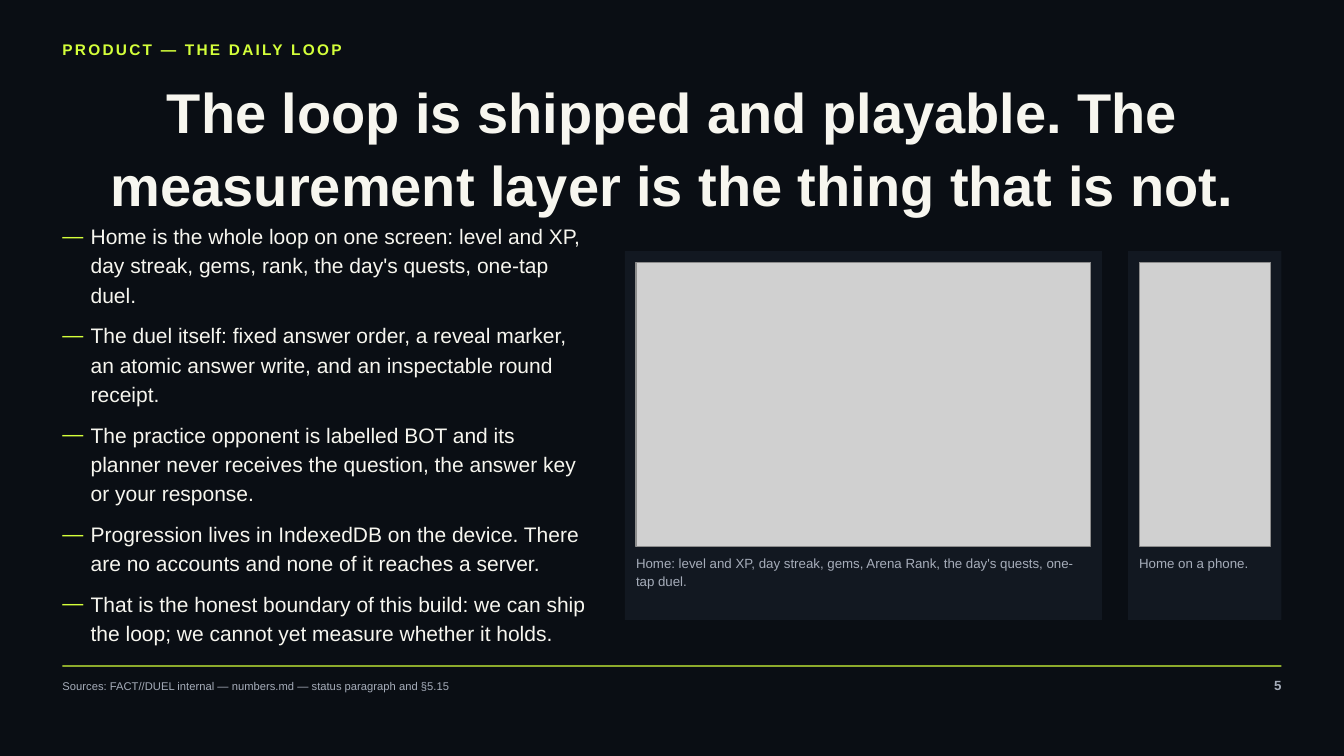
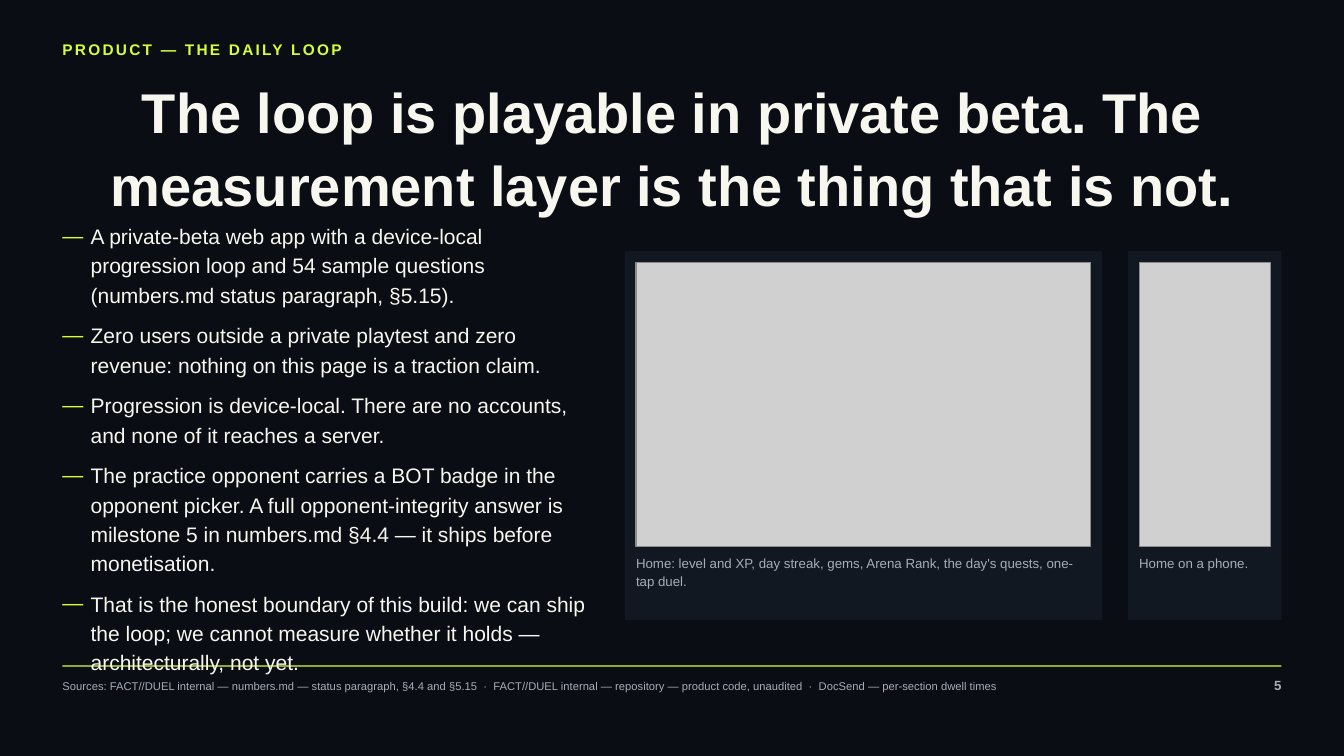
Before and after one commit to occult-kranti/fact-duel, a slide deck: slide 5 of public/product/investor/factduel-seed-deck.pptx. Drawn at 1344x756 pixels with LibreOffice and Linux fonts; fonts in the diff are those of the drawing; grey boxes stand for pictures. Boxes give left, top, right and bottom in pixels: in the first picture for what was removed or moved away, otherwise in the second. Text is boxed around its words. In the diff, an @@ line names an element or a change of style, - is before the commit and + after.

```diff
--- a/public/product/investor/factduel-seed-deck.pptx
+++ b/public/product/investor/factduel-seed-deck.pptx
@@ title at (111, 92, 1232, 216): text changed @@
-The loop is shipped and playable. The measurement layer is the thing that is not.
+The loop is playable in private beta. The measurement layer is the thing that is not.
@@ text at (91, 228, 586, 645): text changed @@
-— Home is the whole loop on one screen: level and XP, day streak, gems, rank, the day's quests, one-tap duel.
-— The duel itself: fixed answer order, a reveal marker, an atomic answer write, and an inspectable round receipt.
-— The practice opponent is labelled BOT and its planner never receives the question, the answer key or your response.
-— Progression lives in IndexedDB on the device. There are no accounts and none of it reaches a server.
-— That is the honest boundary of this build: we can ship the loop; we cannot yet measure whether it holds.
+— A private-beta web app with a device-local progression loop and 54 sample questions (numbers.md status paragraph, §5.15).
+— Zero users outside a private playtest and zero revenue: nothing on this page is a traction claim.
+— Progression is device-local. There are no accounts, and none of it reaches a server.
+— The practice opponent carries a BOT badge in the opponent picker. A full opponent-integrity answer is milestone 5 in numbers.md §4.4 — it ships before monetisation.
+— That is the honest boundary of this build: we can ship the loop; we cannot measure whether it holds — architecturally, not yet.
@@ text at (62, 682, 997, 692): text changed @@
-Sources: FACT//DUEL internal — numbers.md — status paragraph and §5.15
+Sources: FACT//DUEL internal — numbers.md — status paragraph, §4.4 and §5.15 · FACT//DUEL internal — repository — product code, unaudited · DocSend — per-section dwell times
```
Also in this commit, not shown: 22 other slides changed, 1 slide added, 11 other files.
